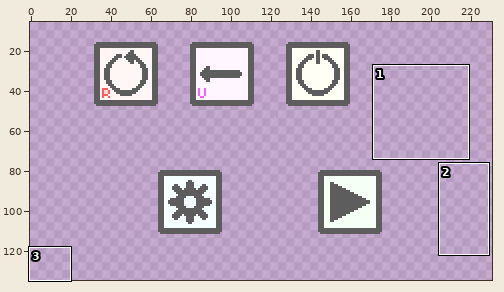
A pixel-art file gets an edit: art/ui/icons.aseprite. Above, an overview of the earlier version with the close-up marked.
Close-up. First the earlier version:
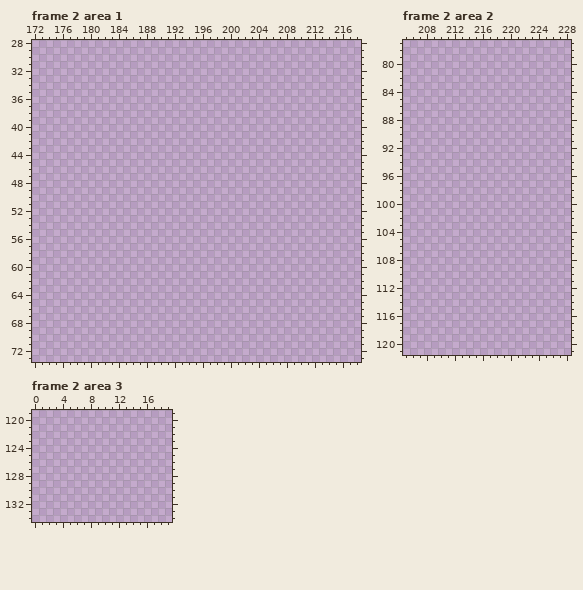
240x135 pixels, 2 frames. Shown: frame 2 area 1: x 172..218, y 28..73; frame 2 area 2: x 205..228, y 77..121; frame 2 area 3: x 0..19, y 119..134. The wide view leaves out empty margins.
And afterwards:
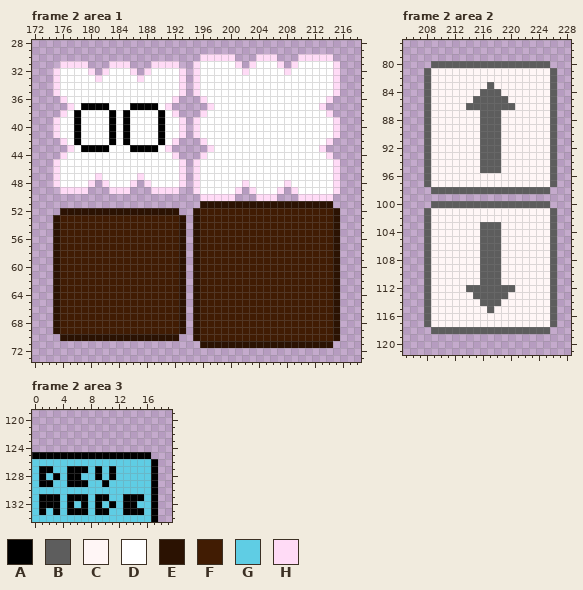
Palette (. is transparent): A #000000  B #5d5d5d  C #fff6f6  D #ffffff  E #2b1202  F #411c03  G #5fcde4  H #ffdbf6
What changed:
Changed rows in their new state; - is an unchanged pixel.
Frame 2 area 1, layer "Layer 1":
first column x 175:
30 ---------------------HHHHH---HHH---HHHHH-
31 -HHHH---HHH---HHHH--HDDDDDH-HDDDH-HDDDDDH
32 HDDDDH-HDDDH-HDDDDH-HDDDDDDHDDDDDHDDDDDDH
33 HDDDDDHDDDDDHDDDDDH-HDDDDDDDDDDDDDDDDDDDH
34 HDDDDDDDDDDDDDDDDDH-HDDDDDDDDDDDDDDDDDDDH
35 HDDDDDDDDDDDDDDDDDH-HDDDDDDDDDDDDDDDDDDDH
36 -HDDDDDDDDDDDDDDDH---HDDDDDDDDDDDDDDDDDH-
37 --HDAAAADDDAAAADH-----HDDDDDDDDDDDDDDDH--
38 -HDADDDDADADDDDADH---HDDDDDDDDDDDDDDDDDH-
39 HDDADDDDADADDDDADDH-HDDDDDDDDDDDDDDDDDDDH
40 HDDADDDDADADDDDADDH-HDDDDDDDDDDDDDDDDDDDH
41 HDDADDDDADADDDDADDH-HDDDDDDDDDDDDDDDDDDDH
42 -HDADDDDADADDDDADH---HDDDDDDDDDDDDDDDDDH-
43 --HDAAAADDDAAAADH-----HDDDDDDDDDDDDDDDH--
44 -HDDDDDDDDDDDDDDDH---HDDDDDDDDDDDDDDDDDH-
45 HDDDDDDDDDDDDDDDDDH-HDDDDDDDDDDDDDDDDDDDH
46 HDDDDDDDDDDDDDDDDDH-HDDDDDDDDDDDDDDDDDDDH
47 HDDDDDHDDDDDHDDDDDH-HDDDDDDDDDDDDDDDDDDDH
48 HDDDDH-HDDDH-HDDDDH-HDDDDDDHDDDDDHDDDDDDH
49 -HHHH---HHH---HHHH--HDDDDDH-HDDDH-HDDDDDH
50 ---------------------HHHHH---HHH---HHHHH-
51 ---------------------EEEEEEEEEEEEEEEEEEE-
52 -EEEEEEEEEEEEEEEEE--EFFFFFFFFFFFFFFFFFFFE
53 EFFFFFFFFFFFFFFFFFE-EFFFFFFFFFFFFFFFFFFFE
54 EFFFFFFFFFFFFFFFFFE-EFFFFFFFFFFFFFFFFFFFE
55 EFFFFFFFFFFFFFFFFFE-EFFFFFFFFFFFFFFFFFFFE
56 EFFFFFFFFFFFFFFFFFE-EFFFFFFFFFFFFFFFFFFFE
57 EFFFFFFFFFFFFFFFFFE-EFFFFFFFFFFFFFFFFFFFE
58 EFFFFFFFFFFFFFFFFFE-EFFFFFFFFFFFFFFFFFFFE
59 EFFFFFFFFFFFFFFFFFE-EFFFFFFFFFFFFFFFFFFFE
60 EFFFFFFFFFFFFFFFFFE-EFFFFFFFFFFFFFFFFFFFE
61 EFFFFFFFFFFFFFFFFFE-EFFFFFFFFFFFFFFFFFFFE
62 EFFFFFFFFFFFFFFFFFE-EFFFFFFFFFFFFFFFFFFFE
63 EFFFFFFFFFFFFFFFFFE-EFFFFFFFFFFFFFFFFFFFE
64 EFFFFFFFFFFFFFFFFFE-EFFFFFFFFFFFFFFFFFFFE
65 EFFFFFFFFFFFFFFFFFE-EFFFFFFFFFFFFFFFFFFFE
66 EFFFFFFFFFFFFFFFFFE-EFFFFFFFFFFFFFFFFFFFE
67 EFFFFFFFFFFFFFFFFFE-EFFFFFFFFFFFFFFFFFFFE
68 EFFFFFFFFFFFFFFFFFE-EFFFFFFFFFFFFFFFFFFFE
69 EFFFFFFFFFFFFFFFFFE-EFFFFFFFFFFFFFFFFFFFE
70 -EEEEEEEEEEEEEEEEE--EFFFFFFFFFFFFFFFFFFFE
71 ---------------------EEEEEEEEEEEEEEEEEEE-
Frame 2 area 2, layer "Layer 1":
first column x 208:
 80 -BBBBBBBBBBBBBBBBB-
 81 BCCCCCCCCCCCCCCCCCB
 82 BCCCCCCCCCCCCCCCCCB
 83 BCCCCCCCCBCCCCCCCCB
 84 BCCCCCCCBBBCCCCCCCB
 85 BCCCCCCBBBBBCCCCCCB
 86 BCCCCCBBBBBBBCCCCCB
 87 BCCCCCCCBBBCCCCCCCB
 88 BCCCCCCCBBBCCCCCCCB
 89 BCCCCCCCBBBCCCCCCCB
 90 BCCCCCCCBBBCCCCCCCB
 91 BCCCCCCCBBBCCCCCCCB
 92 BCCCCCCCBBBCCCCCCCB
 93 BCCCCCCCBBBCCCCCCCB
 94 BCCCCCCCBBBCCCCCCCB
 95 BCCCCCCCBBBCCCCCCCB
 96 BCCCCCCCCCCCCCCCCCB
 97 BCCCCCCCCCCCCCCCCCB
 98 -BBBBBBBBBBBBBBBBB-
100 -BBBBBBBBBBBBBBBBB-
101 BCCCCCCCCCCCCCCCCCB
102 BCCCCCCCCCCCCCCCCCB
103 BCCCCCCCBBBCCCCCCCB
104 BCCCCCCCBBBCCCCCCCB
105 BCCCCCCCBBBCCCCCCCB
106 BCCCCCCCBBBCCCCCCCB
107 BCCCCCCCBBBCCCCCCCB
108 BCCCCCCCBBBCCCCCCCB
109 BCCCCCCCBBBCCCCCCCB
110 BCCCCCCCBBBCCCCCCCB
111 BCCCCCCCBBBCCCCCCCB
112 BCCCCCBBBBBBBCCCCCB
113 BCCCCCCBBBBBCCCCCCB
114 BCCCCCCCBBBCCCCCCCB
115 BCCCCCCCCBCCCCCCCCB
116 BCCCCCCCCCCCCCCCCCB
117 BCCCCCCCCCCCCCCCCCB
118 -BBBBBBBBBBBBBBBBB-
Frame 2 area 3, layer "Layer 1":
first column x 0:
125 AAAAAAAAAAAAAAAAA-
126 GGGGGGGGGGGGGGGGGA
127 GAAGGAAAGAGAGGGGGA
128 GAGAGAAGGAGAGGGGGA
129 GAAGGAAAGGAGGGGGGA
130 GGGGGGGGGGGGGGGGGA
131 GAAAGAAAGAAGGAAAGA
132 GAAAGAGAGAGAGAAGGA
133 GAGAGAAAGAAGGAAAGA
134 GGGGGGGGGGGGGGGGGA
